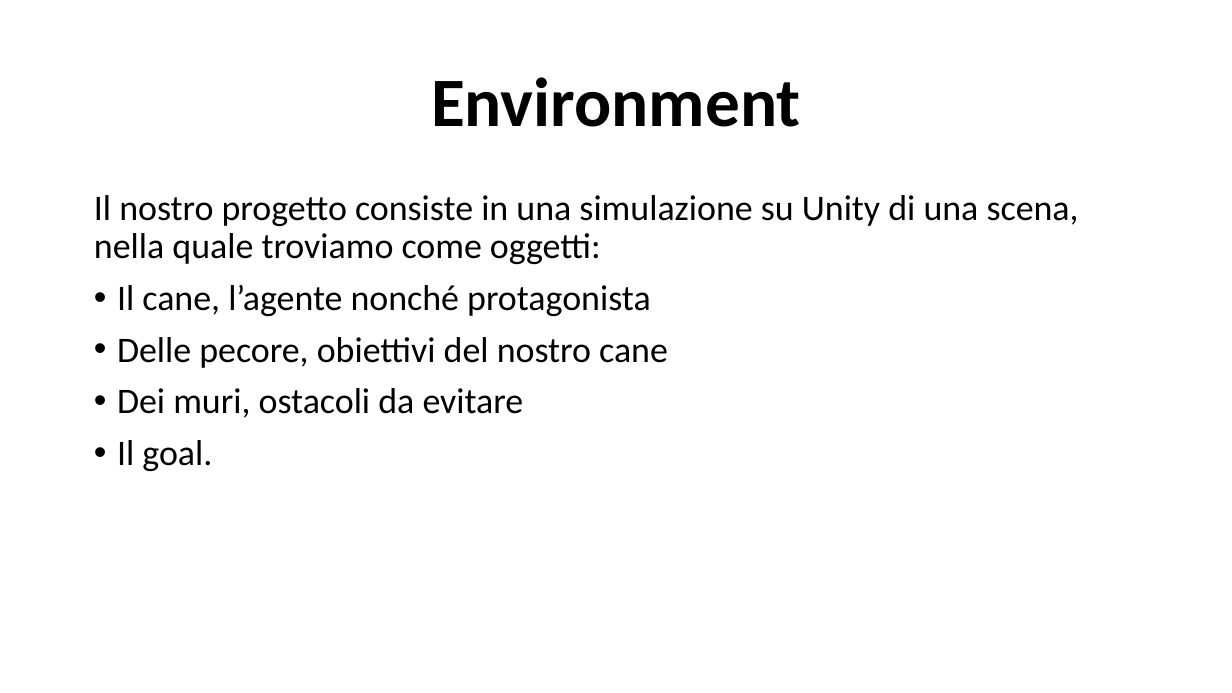
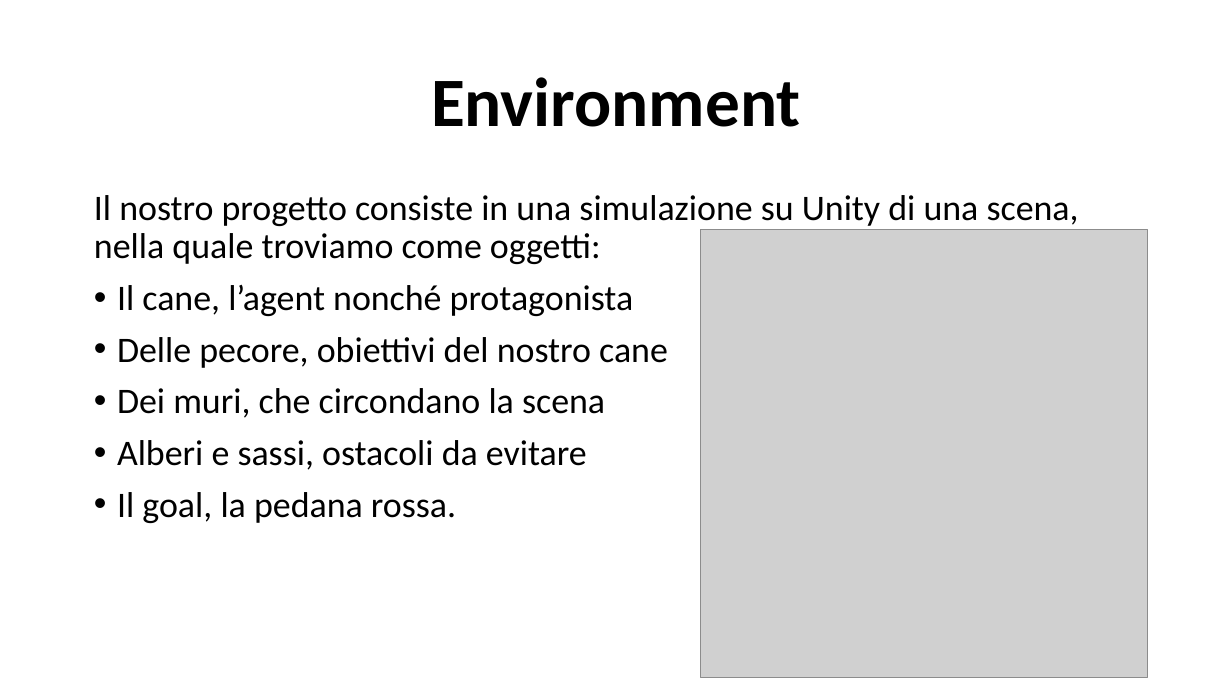
Before and after one commit to LorisNanni91/ProgettoRobotica, a slide deck: slide 2 of Presentazione progetto.pptx. Drawn at 1232x693 pixels with LibreOffice and Linux fonts; fonts in the diff are those of the drawing; grey boxes stand for pictures. Boxes give left, top, right and bottom in pixels: in the first picture for what was removed or moved away, otherwise in the second. Text is boxed around its words. In the diff, an @@ line names an element or a change of style, - is before the commit and + after.

```diff
--- a/Presentazione progetto.pptx
+++ b/Presentazione progetto.pptx
@@ picture added at (x1=701, y1=230, x2=1147, y2=677) @@
@@ text at (x1=117, y1=284, x2=634, y2=316): text changed @@
-• Il cane, l’agente nonché protagonista
+• Il cane, l’agent nonché protagonista
@@ text at (x1=117, y1=388, x2=605, y2=523): text changed @@
-• Dei muri, ostacoli da evitare
-• Il goal.
+• Dei muri, che circondano la scena
+• Alberi e sassi, ostacoli da evitare
+• Il goal, la pedana rossa.
```
Also in this commit, not shown: 10 other slides changed, 1 slide added, 14 other files.
